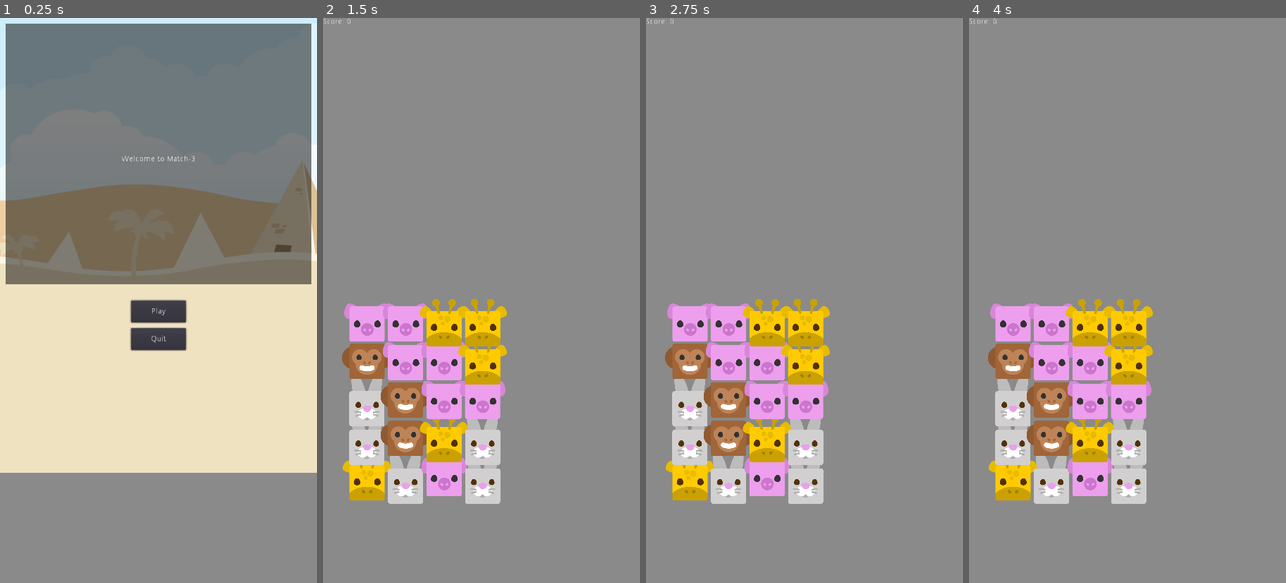
Above: before the commit, frames 1-4 (left to right).
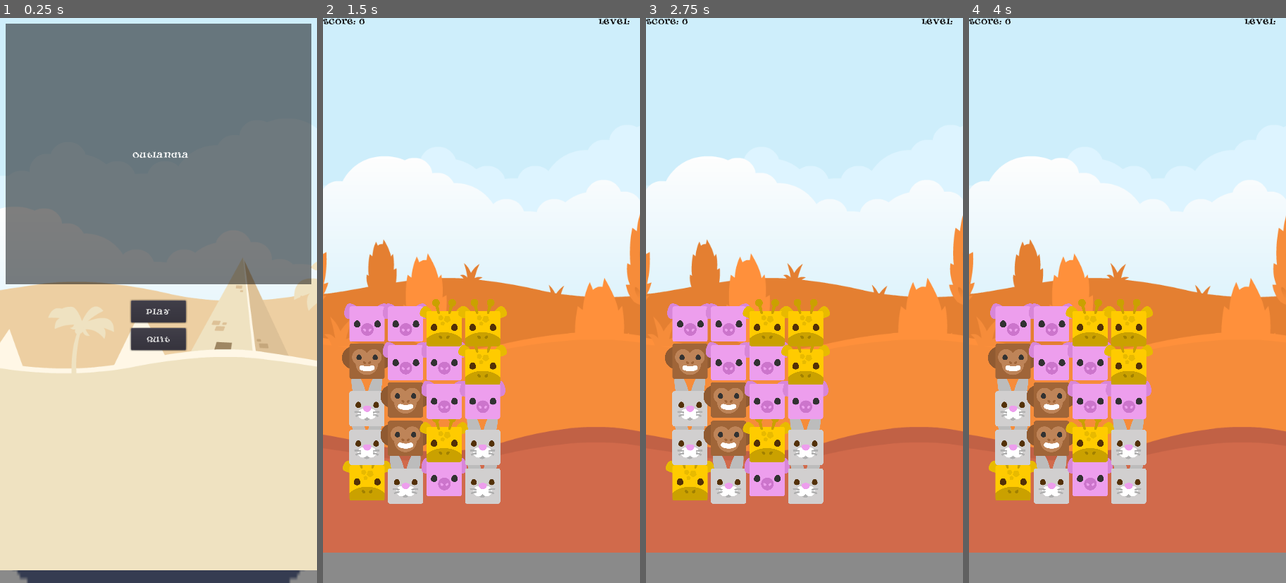
Above: after the commit, the same moments.

Repository: Danikinz/03-JuicyMatch-3
Game: Godot game, scene res://UI/Menu.tscn
Same seed, same stepped clock (60 frames per second), same inputs: the game is played once before the commit and once after it. The engine's default icon, where the game draws it, is replaced by a stand-in: a white triangle on a blue panel in a dark square. Sound files missing from this copy of the repository are replaced by a short silence.
Inputs (mouse positions are in pixels of both pictures, inside the frame that each line leads up to):
- Up to frame 1 (0.25 s): no input
- Up to frame 2 (1.5 s): click "Play" at 0.5 s; tap Enter at 1.25 s; move the mouse to (551, 272) at 1.27 s
- Up to frame 3 (2.75 s): tap Space at 2 s; move the mouse to (741, 328) at 2.02 s
- Up to frame 4 (4 s): tap Enter at 2.75 s; move the mouse to (1159, 176) at 2.77 s; tap Space at 3.5 s; move the mouse to (1111, 413) at 3.52 s

The runs differ from the first frame. In frame 1, 44% of the frame differs, in the area x 0-100%, y 22-100%; in frame 2, 79%, in the area x 0-100%, y 0-95%; in frame 3, 79%; in frame 4, 79%.

Commit message:
Summary
Addition of shaders, explosion and falling sprites

Diff:
--- /dev/null
+++ b/Coin.tscn
@@ -0,0 +1,20 @@
+[gd_scene load_steps=3 format=2]
+
+[ext_resource path="res://Pieces/Coin.gd" type="Script" id=1]
+[ext_resource path="res://Assets/coin_02.png" type="Texture" id=2]
+
+[node name="Coin" type="Node2D"]
+script = ExtResource( 1 )
+
+[node name="Sprite" type="Sprite" parent="."]
+texture = ExtResource( 2 )
+
+[node name="Highlight" type="Sprite" parent="."]
+modulate = Color( 0.937255, 0.992157, 0.466667, 1 )
+texture = ExtResource( 2 )
+
+[node name="Tween" type="Tween" parent="."]
+
+[node name="Timer" type="Timer" parent="."]
+wait_time = 2.5
+autostart = true
--- a/Game.tscn
+++ b/Game.tscn
@@ -1,11 +1,89 @@
-[gd_scene load_steps=5 format=2]
+[gd_scene load_steps=14 format=2]
 
 [ext_resource path="res://Grid/grid.gd" type="Script" id=1]
 [ext_resource path="res://Pieces/Piece Background.tscn" type="PackedScene" id=2]
 [ext_resource path="res://UI/HUD.gd" type="Script" id=3]
 [ext_resource path="res://UI/Camera.gd" type="Script" id=4]
+[ext_resource path="res://Assets/Musical.ttf" type="DynamicFontData" id=5]
+[ext_resource path="res://Assets/backgroundColorDesert.png" type="Texture" id=6]
+[ext_resource path="res://UI/AudioStreamPlayer.gd" type="Script" id=7]
+[ext_resource path="res://Assets/Yellow Forest.ogg" type="AudioStream" id=8]
+[ext_resource path="res://Assets/backgroundColorFall.png" type="Texture" id=9]
+
+[sub_resource type="Shader" id=3]
+code = "// original wind shader from https://github.com/Maujoe/godot-simple-wind-shader-2d/tree/master/assets/maujoe.simple_wind_shader_2d
+// original script modified by HungryProton so that the assets are moving differently : https://pastebin.com/VL3AfV8D
+//
+// speed - The speed of the wind movement.
+// minStrength - The minimal strength of the wind movement.
+// maxStrength - The maximal strength of the wind movement.
+// strengthScale - Scalefactor for the wind strength.
+// interval - The time between minimal and maximal strength changes.
+// detail - The detail (number of waves) of the wind movement.
+// distortion - The strength of geometry distortion.
+// heightOffset - The height where the wind begins to move. By default 0.0.
+
+shader_type canvas_item;
+render_mode blend_mix;
+
+// Wind settings.
+uniform float speed = 1.0;
+uniform float minStrength : hint_range(0.0, 1.0) = 0.05;
+uniform float maxStrength : hint_range(0.0, 1.0) = 0.01;
+uniform float strengthScale = 100.0;
+uniform float interval = 3.5;
+uniform float detail = 1.0;
+uniform float distortion : hint_range(0.0, 1.0);
+uniform float heightOffset : hint_range(0.0, 1.0);
+
+// With the offset value, you can if you want different moves for each asset. Just put a random value (1, 2, 3) in the editor. Don't forget to mark the material as unique if you use this
+uniform float offset = 0;
+
+
+float getWind(vec2 vertex, vec2 uv, float time){
+    float diff = pow(maxStrength - minStrength, 2.0);
+    float strength = clamp(minStrength + diff + sin(time / interval) * diff, minStrength, maxStrength) * strengthScale;
+    float wind = (sin(time) + cos(time * detail)) * strength * max(0.0, (1.0-uv.y) - heightOffset);
+
+    return wind;
+}
+
+void vertex() {
+    vec4 pos = WORLD_MATRIX * vec4(0.0, 0.0, 0.0, 1.0);
+    float time = TIME * speed + offset;
+    //float time = TIME * speed + pos.x * pos.y  ; not working when moving...
+    VERTEX.x += getWind(VERTEX.xy, UV, time);
+}"
+
+[sub_resource type="ShaderMaterial" id=4]
+shader = SubResource( 3 )
+shader_param/speed = 2.0
+shader_param/minStrength = 0.05
+shader_param/maxStrength = 0.01
+shader_param/strengthScale = 100.0
+shader_param/interval = 3.5
+shader_param/detail = 1.0
+shader_param/distortion = null
+shader_param/heightOffset = null
+shader_param/offset = 0.0
+
+[sub_resource type="DynamicFont" id=1]
+font_data = ExtResource( 5 )
+
+[sub_resource type="DynamicFont" id=2]
+font_data = ExtResource( 5 )
 
 [node name="Game" type="Node2D"]
+
+[node name="Background" type="Sprite" parent="."]
+visible = false
+position = Vector2( 360, 457 )
+texture = ExtResource( 6 )
+
+[node name="Forest" type="Sprite" parent="."]
+material = SubResource( 4 )
+position = Vector2( 360, 457 )
+texture = ExtResource( 9 )
 
 [node name="grid" type="Node2D" parent="."]
 script = ExtResource( 1 )
@@ -25,11 +103,31 @@
 }
 
 [node name="Score" type="Label" parent="HUD"]
+modulate = Color( 0.054902, 0.0509804, 0.0509804, 1 )
 margin_right = 576.0
 margin_bottom = 20.0
+custom_fonts/font = SubResource( 1 )
 text = "Score: "
+__meta__ = {
+"_edit_use_anchors_": false
+}
+
+[node name="Level" type="Label" parent="HUD"]
+modulate = Color( 0.0117647, 0, 0, 1 )
+margin_left = 500.0
+margin_right = 540.0
+margin_bottom = 14.0
+custom_fonts/font = SubResource( 2 )
+text = "Level:"
 
 [node name="Camera" type="Camera2D" parent="."]
 anchor_mode = 0
 current = true
 script = ExtResource( 4 )
+
+[node name="AudioStreamPlayer" type="AudioStreamPlayer" parent="."]
+stream = ExtResource( 8 )
+autoplay = true
+script = ExtResource( 7 )
+
+[connection signal="finished" from="AudioStreamPlayer" to="AudioStreamPlayer" method="_on_AudioStreamPlayer_finished"]
--- a/Global.gd
+++ b/Global.gd
@@ -1,6 +1,7 @@
 extends Node
 
 var score = 0
+var level = 1
 signal changed
 var scores = {
 	0:0,
@@ -25,3 +26,10 @@
 		camera.add_trauma(.5)
 	score += s
 	emit_signal("changed")
+
+func change_level(s):
+	var camera = get_node_or_null("/root/Game/Camera")
+	if camera:
+		camera.add_trauma(.5)
+	level += s
+	emit_signal("changed")
--- /dev/null
+++ b/Pieces/Coin.gd
@@ -0,0 +1,16 @@
+extends Node2D
+
+
+# Declare member variables here. Examples:
+# var a = 2
+# var b = "text"
+
+
+# Called when the node enters the scene tree for the first time.
+func _ready():
+	pass # Replace with function body.
+
+
+# Called every frame. 'delta' is the elapsed time since the previous frame.
+#func _process(delta):
+#	pass
--- a/Pieces/Piece.gd
+++ b/Pieces/Piece.gd
@@ -29,3 +29,7 @@
 
 func die():
 	dying = true;
+
+
+func _on_Timer_timeout():
+	pass # Replace with function body.
--- a/Pieces/Rabbit.tscn
+++ b/Pieces/Rabbit.tscn
@@ -44,6 +44,35 @@
 [sub_resource type="CanvasItemMaterial" id=8]
 blend_mode = 1
 
+[sub_resource type="Gradient" id=12]
+offsets = PoolRealArray( 0, 0.00571429, 0.468571, 0.942857, 1 )
+colors = PoolColorArray( 0, 0, 0, 1, 1, 1, 1, 1, 0.880182, 0.880182, 0.880182, 1, 0.757406, 0.757406, 0.757406, 1, 0.491429, 0.491429, 0.491429, 1 )
+
+[sub_resource type="GradientTexture" id=13]
+gradient = SubResource( 12 )
+
+[sub_resource type="Curve" id=9]
+_data = [ Vector2( 0, 0.0181818 ), 0.0, 0.0, 0, 0, Vector2( 0.489583, 1 ), 0.0, 0.0, 0, 0, Vector2( 1, 0 ), 0.0, 0.0, 0, 0 ]
+
+[sub_resource type="CurveTexture" id=10]
+curve = SubResource( 9 )
+
+[sub_resource type="ParticlesMaterial" id=11]
+emission_shape = 2
+emission_box_extents = Vector3( 50, 50, 1 )
+flag_disable_z = true
+direction = Vector3( 0, 0, 0 )
+spread = 180.0
+gravity = Vector3( 0, 0, 0 )
+orbit_velocity = 0.0
+orbit_velocity_random = 0.0
+radial_accel = -500.0
+radial_accel_random = 1.0
+scale_curve = SubResource( 10 )
+color_ramp = SubResource( 13 )
+hue_variation = 0.25
+hue_variation_random = 0.25
+
 [node name="Rabbit" type="Node2D"]
 script = ExtResource( 3 )
 color = "Rabbit"
@@ -68,4 +97,19 @@
 scale = Vector2( 0.248226, 0.249646 )
 texture = ExtResource( 2 )
 
+[node name="Falling" type="Particles2D" parent="."]
+scale = Vector2( 0.15, 0.15 )
+emitting = false
+amount = 20
+lifetime = 1.5
+one_shot = true
+explosiveness = 1.0
+process_material = SubResource( 11 )
+texture = ExtResource( 1 )
+
 [node name="Tween" type="Tween" parent="."]
+
+[node name="Timer" type="Timer" parent="."]
+one_shot = true
+
+[connection signal="timeout" from="Timer" to="." method="_on_Timer_timeout"]
--- /dev/null
+++ b/UI/AudioStreamPlayer.gd
@@ -0,0 +1,5 @@
+extends AudioStreamPlayer
+
+
+func _on_AudioStreamPlayer_finished():
+	play()
--- a/UI/HUD.gd
+++ b/UI/HUD.gd
@@ -6,3 +6,6 @@
 
 func _on_score_changed():
 	$Score.text = "Score: " + str(Global.score)
+
+func _on_level_changed():
+	$Level.text = "Level: " + str(Global.level)
--- a/UI/Menu.tscn
+++ b/UI/Menu.tscn
@@ -1,7 +1,132 @@
-[gd_scene load_steps=3 format=2]
+[gd_scene load_steps=12 format=2]
 
 [ext_resource path="res://UI/Menu.gd" type="Script" id=1]
 [ext_resource path="res://Assets/backgroundColorDesert.png" type="Texture" id=2]
+[ext_resource path="res://Assets/Musical.ttf" type="DynamicFontData" id=3]
+[ext_resource path="res://icon.png" type="Texture" id=4]
+
+[sub_resource type="Shader" id=4]
+code = "// original wind shader from https://github.com/Maujoe/godot-simple-wind-shader-2d/tree/master/assets/maujoe.simple_wind_shader_2d
+// original script modified by HungryProton so that the assets are moving differently : https://pastebin.com/VL3AfV8D
+//
+// speed - The speed of the wind movement.
+// minStrength - The minimal strength of the wind movement.
+// maxStrength - The maximal strength of the wind movement.
+// strengthScale - Scalefactor for the wind strength.
+// interval - The time between minimal and maximal strength changes.
+// detail - The detail (number of waves) of the wind movement.
+// distortion - The strength of geometry distortion.
+// heightOffset - The height where the wind begins to move. By default 0.0.
+
+shader_type canvas_item;
+render_mode blend_mix;
+
+// Wind settings.
+uniform float speed = 1.0;
+uniform float minStrength : hint_range(0.0, 1.0) = 0.05;
+uniform float maxStrength : hint_range(0.0, 1.0) = 0.01;
+uniform float strengthScale = 100.0;
+uniform float interval = 3.5;
+uniform float detail = 1.0;
+uniform float distortion : hint_range(0.0, 1.0);
+uniform float heightOffset : hint_range(0.0, 1.0);
+
+// With the offset value, you can if you want different moves for each asset. Just put a random value (1, 2, 3) in the editor. Don't forget to mark the material as unique if you use this
+uniform float offset = 0;
+
+
+float getWind(vec2 vertex, vec2 uv, float time){
+    float diff = pow(maxStrength - minStrength, 2.0);
+    float strength = clamp(minStrength + diff + sin(time / interval) * diff, minStrength, maxStrength) * strengthScale;
+    float wind = (sin(time) + cos(time * detail)) * strength * max(0.0, (1.0-uv.y) - heightOffset);
+
+    return wind;
+}
+
+void vertex() {
+    vec4 pos = WORLD_MATRIX * vec4(0.0, 0.0, 0.0, 1.0);
+    float time = TIME * speed + offset;
+    //float time = TIME * speed + pos.x * pos.y  ; not working when moving...
+    VERTEX.x += getWind(VERTEX.xy, UV, time);
+}"
+
+[sub_resource type="ShaderMaterial" id=5]
+shader = SubResource( 4 )
+shader_param/speed = 2.0
+shader_param/minStrength = 0.05
+shader_param/maxStrength = 0.01
+shader_param/strengthScale = 100.0
+shader_param/interval = 3.5
+shader_param/detail = 1.0
+shader_param/distortion = null
+shader_param/heightOffset = null
+shader_param/offset = 0.0
+
+[sub_resource type="Shader" id=6]
+code = "// original wind shader from https://github.com/Maujoe/godot-simple-wind-shader-2d/tree/master/assets/maujoe.simple_wind_shader_2d
+// original script modified by HungryProton so that the assets are moving differently : https://pastebin.com/VL3AfV8D
+//
+// speed - The speed of the wind movement.
+// minStrength - The minimal strength of the wind movement.
+// maxStrength - The maximal strength of the wind movement.
+// strengthScale - Scalefactor for the wind strength.
+// interval - The time between minimal and maximal strength changes.
+// detail - The detail (number of waves) of the wind movement.
+// distortion - The strength of geometry distortion.
+// heightOffset - The height where the wind begins to move. By default 0.0.
+
+shader_type canvas_item;
+render_mode blend_mix;
+
+// Wind settings.
+uniform float speed = 1.0;
+uniform float minStrength : hint_range(0.0, 1.0) = 0.05;
+uniform float maxStrength : hint_range(0.0, 1.0) = 0.01;
+uniform float strengthScale = 100.0;
+uniform float interval = 3.5;
+uniform float detail = 1.0;
+uniform float distortion : hint_range(0.0, 1.0);
+uniform float heightOffset : hint_range(0.0, 1.0);
+
+// With the offset value, you can if you want different moves for each asset. Just put a random value (1, 2, 3) in the editor. Don't forget to mark the material as unique if you use this
+uniform float offset = 0;
+
+
+float getWind(vec2 vertex, vec2 uv, float time){
+    float diff = pow(maxStrength - minStrength, 2.0);
+    float strength = clamp(minStrength + diff + sin(time / interval) * diff, minStrength, maxStrength) * strengthScale;
+    float wind = (sin(time) + cos(time * detail)) * strength * max(0.0, (1.0-uv.y) - heightOffset);
+
+    return wind;
+}
+
+void vertex() {
+    vec4 pos = WORLD_MATRIX * vec4(0.0, 0.0, 0.0, 1.0);
+    float time = TIME * speed + offset;
+    //float time = TIME * speed + pos.x * pos.y  ; not working when moving...
+    VERTEX.x += getWind(VERTEX.xy, UV, time);
+}"
+
+[sub_resource type="ShaderMaterial" id=7]
+shader = SubResource( 6 )
+shader_param/speed = 2.0
+shader_param/minStrength = 0.05
+shader_param/maxStrength = 0.01
+shader_param/strengthScale = 100.0
+shader_param/interval = 3.5
+shader_param/detail = 1.0
+shader_param/distortion = null
+shader_param/heightOffset = null
+shader_param/offset = 0.0
+
+[sub_resource type="DynamicFont" id=1]
+font_data = ExtResource( 3 )
+
+[sub_resource type="DynamicFont" id=2]
+font_data = ExtResource( 3 )
+
+[sub_resource type="DynamicFont" id=3]
+font_data = ExtResource( 3 )
 
 [node name="Menu" type="Control"]
 anchor_right = 1.0
@@ -12,7 +137,14 @@
 }
 
 [node name="Sprite" type="Sprite" parent="."]
-position = Vector2( -130, -200 )
+material = SubResource( 5 )
+scale = Vector2( 4.5, 8 )
+texture = ExtResource( 4 )
+centered = false
+
+[node name="Desert" type="Sprite" parent="."]
+material = SubResource( 7 )
+position = Vector2( -238.991, -23.6328 )
 texture = ExtResource( 2 )
 centered = false
 
@@ -29,15 +161,21 @@
 [node name="Label" type="Label" parent="."]
 margin_right = 576.0
 margin_bottom = 512.0
-text = "Welcome to Match-3"
+custom_fonts/font = SubResource( 1 )
+text = " Outlandia
+"
 align = 1
 valign = 1
+__meta__ = {
+"_edit_use_anchors_": false
+}
 
 [node name="Play" type="Button" parent="."]
 margin_left = 238.0
 margin_top = 512.0
 margin_right = 338.0
 margin_bottom = 552.0
+custom_fonts/font = SubResource( 2 )
 text = "Play"
 __meta__ = {
 "_edit_use_anchors_": false
@@ -48,6 +186,7 @@
 margin_top = 562.0
 margin_right = 338.0
 margin_bottom = 602.0
+custom_fonts/font = SubResource( 3 )
 text = "Quit"
 
 [connection signal="pressed" from="Play" to="." method="_on_Play_pressed"]
Binary file added: Assets/explosion.png
Not shown: 1 places in Pieces/Rabbit.tscn that only renumber resources
